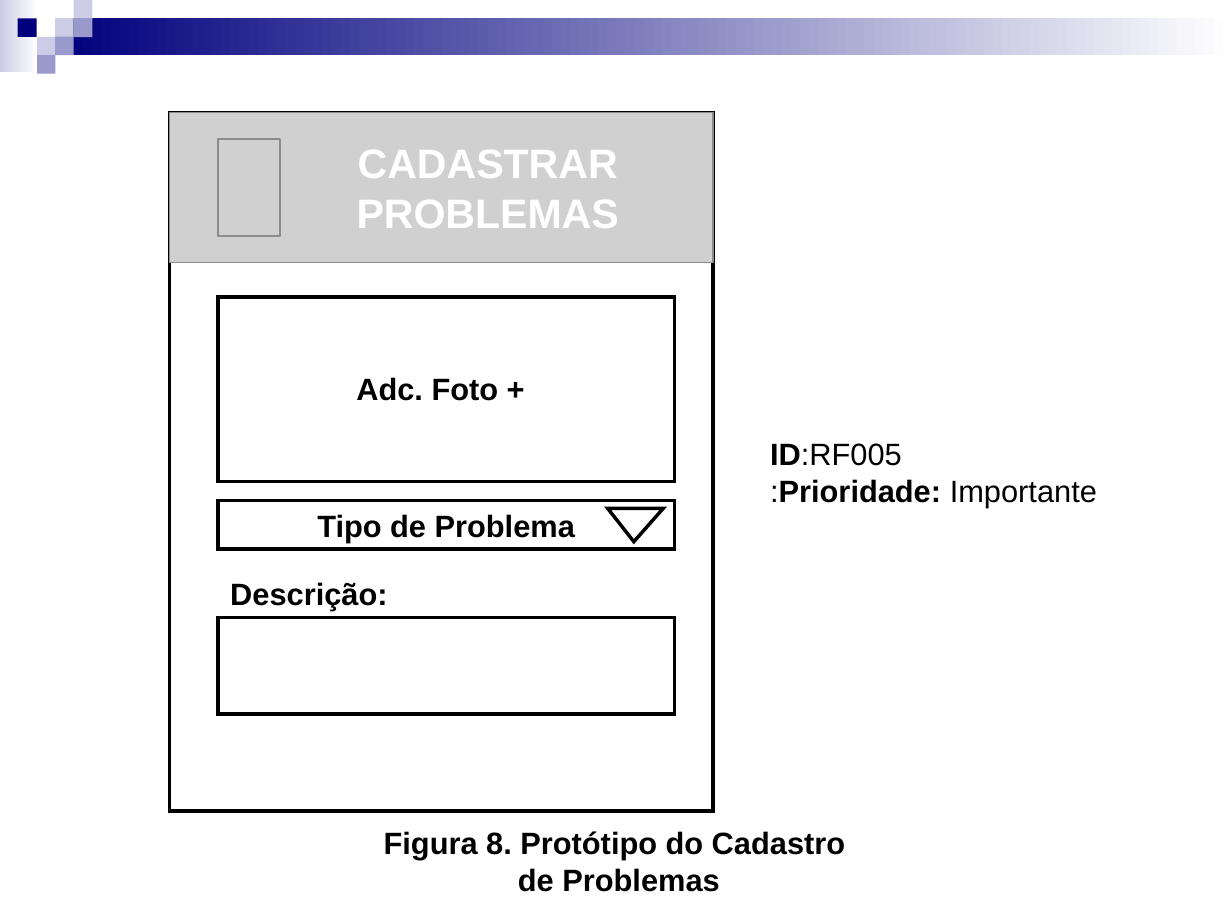
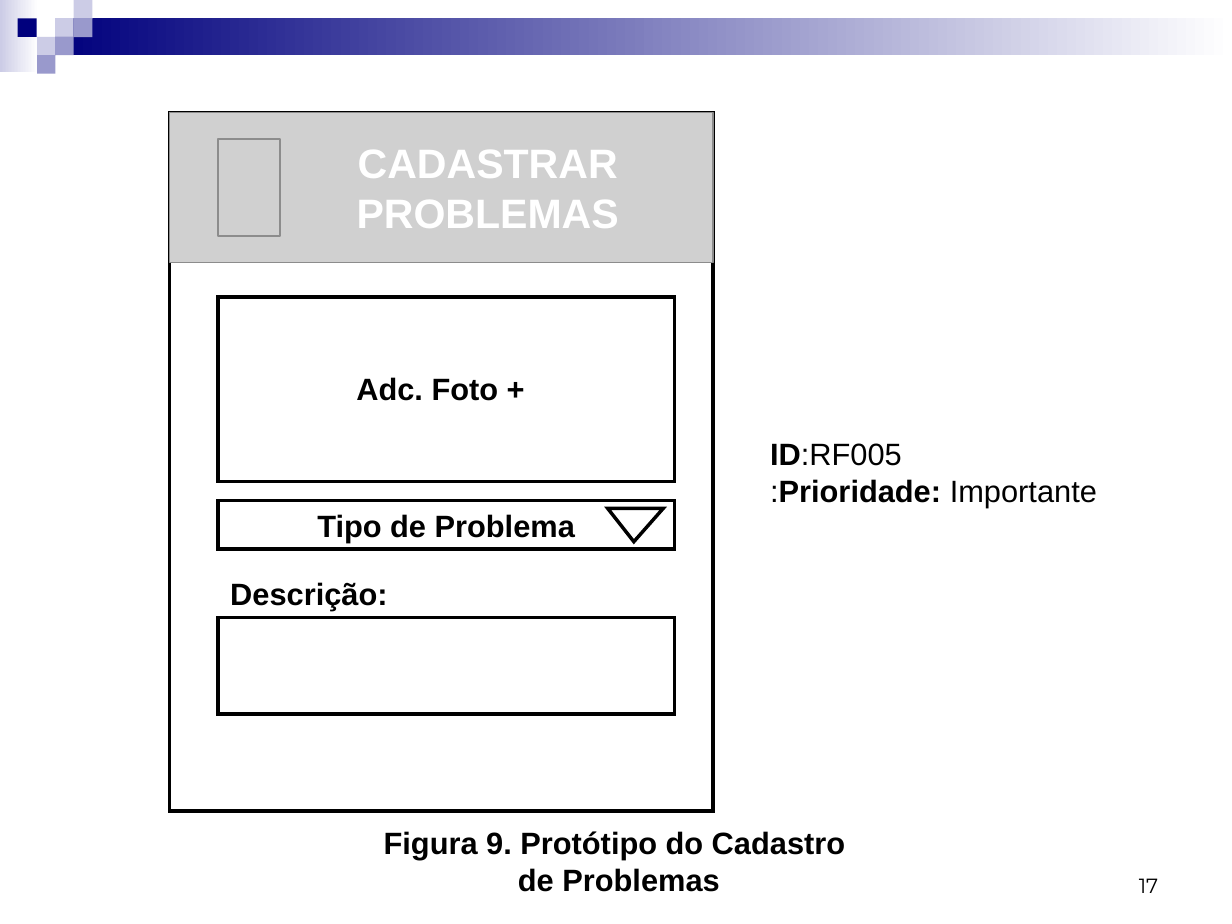
Before and after one commit to Gabrielfgrd/CamaraRB, a slide deck: slide 17 of Documentos/Documentos das aulas/Apresentação para o dia 10.ppt (slide 16 before the commit). Drawn at 1232x924 pixels with LibreOffice and Linux fonts; fonts in the diff are those of the drawing; grey boxes stand for pictures. Boxes give left, top, right and bottom in pixels: in the first picture for what was removed or moved away, otherwise in the second. Text is boxed around its words. In the diff, an @@ line names an element or a change of style, - is before the commit and + after.

```diff
--- a/Documentos/Documentos das aulas/Apresentação para o dia 10.ppt
+++ b/Documentos/Documentos das aulas/Apresentação para o dia 10.ppt
@@ text at <box>384,831,845,860</box>: text changed @@
-Figura 8. Protótipo do Cadastro
+Figura 9. Protótipo do Cadastro
@@ page number added at <box>1139,878,1158,893</box>, 12 pt, text #000000 @@
+17
```
Also in this commit, not shown: 18 other slides changed, 3 slides added, 23 other files.
